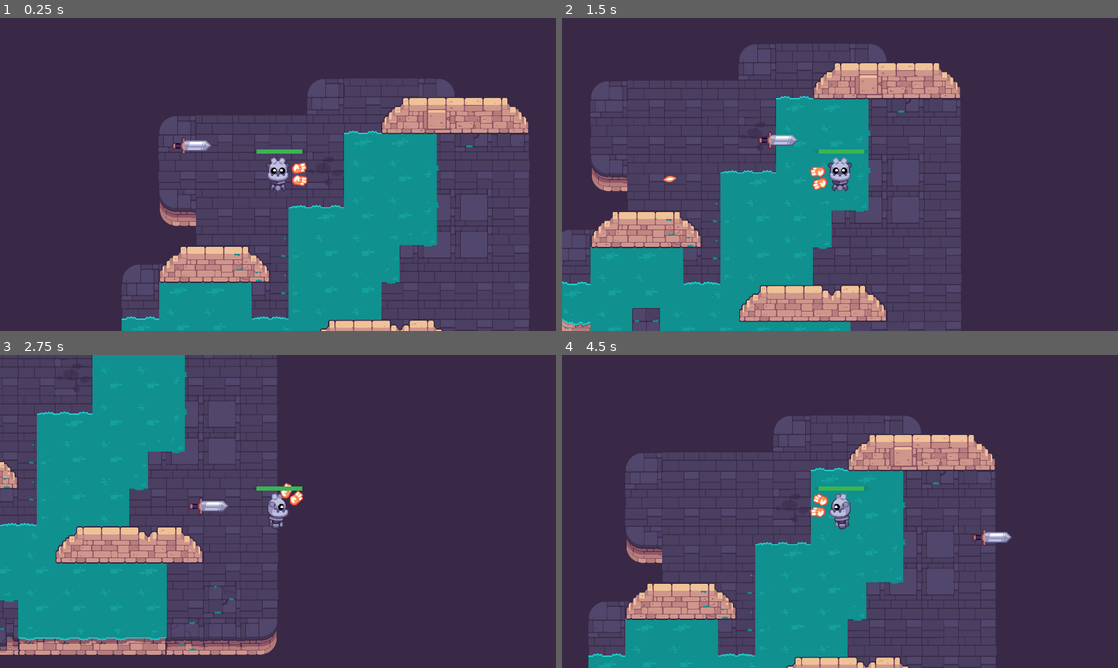
Above: before the commit, frames 1-4 (two rows, left to right).
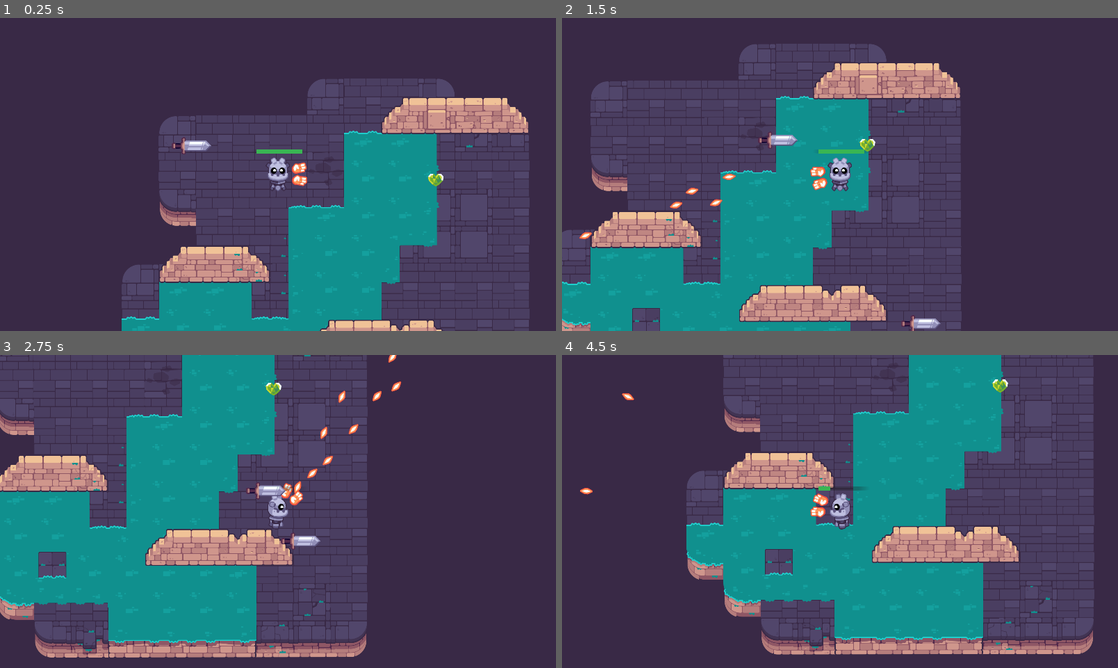
Above: after the commit, the same moments.

Repository: GlutenFreeGrass/Path-Of-Sorcerers
Game: Godot game, scene res://game_test.tscn
Two runs of this game, one before a commit and one after it. Both use one fixed random seed, a clock stepped at 60 frames per second and the inputs below.
Inputs (mouse positions are in pixels of both pictures, inside the frame that each line leads up to):
- Up to frame 1 (0.25 s): no input
- Up to frame 2 (1.5 s): tap Enter at 0.5 s; move the mouse to (962, 158) at 0.52 s; press the mouse at (962, 158) at 0.53 s; hold D (move_right) 0.53-1.28 s; tap Space at 0.77 s; move the mouse to (728, 190) at 1.27 s; release the mouse at (728, 190) at 1.28 s; hold S (move_down) from 1.28 s (still down); click (728, 190) at 1.35 s
- Up to frame 3 (2.75 s): tap Space at 1.52 s; move the mouse to (333, 442) at 2.02 s; release S (move_down) at 2.03 s; press the mouse at (333, 442) at 2.03 s; hold D (move_right) from 2.03 s (still down); tap Z at 2.1 s
- Up to frame 4 (4.5 s): move the mouse to (812, 574) at 2.77 s; release D (move_right) at 2.78 s; release the mouse at (812, 574) at 2.78 s; hold W (move_up) 2.78-3.53 s; click (812, 574) at 2.85 s; tap Space at 3.02, 3.77 s; move the mouse to (1006, 558) at 3.52 s; press the mouse at (1006, 558) at 3.53 s; hold A (move_left) from 3.53 s (still down); move the mouse to (673, 464) at 4.27 s; release the mouse at (673, 464) at 4.28 s; tap Z at 4.35 s

The runs differ from the first frame. In frame 1, less than 0.1% of the frame differs, in the area x 77-80%, y 49-54%; in frame 2, 0.5%; in frame 3, 45%; in frame 4, 60%, in the area x 3-96%, y 0-100%.

Commit message:
Working Pickups

Diff:
--- /dev/null
+++ b/M10.twin_stick_workbook/Item.gd
@@ -0,0 +1,7 @@
+class_name Item extends Resource
+
+@export var name := ""
+@export var texture : Texture2D = null
+
+func use(player: Player) -> void:
+	pass
--- /dev/null
+++ b/M10.twin_stick_workbook/Item_Action.gd
@@ -0,0 +1,6 @@
+class_name Item_Action extends Item
+
+@export var healing_amount := 2.5
+
+func use(player: Player) -> void:
+	player.health += healing_amount
--- /dev/null
+++ b/M10.twin_stick_workbook/Items.tres
@@ -0,0 +1,3 @@
+[gd_resource type="Resource" format=3 uid="uid://c75q4iag3u7t2"]
+
+[resource]
--- a/M10.twin_stick_workbook/game_test.tscn
+++ b/M10.twin_stick_workbook/game_test.tscn
@@ -1,8 +1,17 @@
-[gd_scene load_steps=4 format=3 uid="uid://521uuab1sqdk"]
+[gd_scene load_steps=8 format=3 uid="uid://521uuab1sqdk"]
 
 [ext_resource type="PackedScene" uid="uid://cu2rb5dl4ljte" path="res://levels/rooms/room_a.tscn" id="1_8swip"]
 [ext_resource type="PackedScene" uid="uid://cgtvu1uhl70d1" path="res://player.tscn" id="2_pebyj"]
 [ext_resource type="PackedScene" uid="uid://bj5yiqkynec8v" path="res://mob.tscn" id="3_6h5t4"]
+[ext_resource type="PackedScene" uid="uid://cajcdajgq7r7o" path="res://pickup.tscn" id="4_r4iuj"]
+[ext_resource type="Script" path="res://Item_Action.gd" id="5_ec3ek"]
+[ext_resource type="Texture2D" uid="uid://be8lmb157qflx" path="res://pickups/pickup_health.png" id="6_62y7i"]
+
+[sub_resource type="Resource" id="Resource_yls83"]
+script = ExtResource("5_ec3ek")
+healing_amount = 2.5
+name = ""
+texture = ExtResource("6_62y7i")
 
 [node name="GameTest" type="Node2D"]
 
@@ -13,3 +22,10 @@
 
 [node name="Mob" parent="." instance=ExtResource("3_6h5t4")]
 position = Vector2(222, 225)
+
+[node name="Mob2" parent="." instance=ExtResource("3_6h5t4")]
+position = Vector2(1269, 965)
+
+[node name="Pickup" parent="." instance=ExtResource("4_r4iuj")]
+position = Vector2(1085, 349)
+item = SubResource("Resource_yls83")
--- /dev/null
+++ b/M10.twin_stick_workbook/pickup.gd
@@ -0,0 +1,26 @@
+@tool
+class_name Pickup extends Area2D
+
+@export var item: Item = null: set = set_item
+@onready var hitbox: CollisionShape2D = $Hitbox
+@onready var sprite_2d: Sprite2D = $Sprite2D
+
+
+# Called when the node enters the scene tree for the first time.
+func _ready() -> void:
+	set_item(item)
+	body_entered.connect(func(body: Node2D) -> void:
+		if body is Player:
+			item.use(body)
+			set_deferred("monitoring", false)
+			queue_free()
+			)
+
+# Called every frame. 'delta' is the elapsed time since the previous frame.
+func _process(delta: float) -> void:
+	pass
+
+func set_item(value: Item) -> void:
+	item = value
+	if sprite_2d != null:
+		sprite_2d.texture = item.texture
--- /dev/null
+++ b/M10.twin_stick_workbook/pickup.tscn
@@ -0,0 +1,17 @@
+[gd_scene load_steps=4 format=3 uid="uid://cajcdajgq7r7o"]
+
+[ext_resource type="Script" path="res://pickup.gd" id="1_1a4wn"]
+[ext_resource type="Texture2D" uid="uid://be8lmb157qflx" path="res://pickups/pickup_health.png" id="1_qebe3"]
+
+[sub_resource type="CircleShape2D" id="CircleShape2D_hb6a7"]
+radius = 31.1448
+
+[node name="Pickup" type="Area2D"]
+script = ExtResource("1_1a4wn")
+
+[node name="Sprite2D" type="Sprite2D" parent="."]
+texture = ExtResource("1_qebe3")
+
+[node name="Hitbox" type="CollisionShape2D" parent="."]
+position = Vector2(0, -3)
+shape = SubResource("CircleShape2D_hb6a7")
--- a/M10.twin_stick_workbook/weapon.gd
+++ b/M10.twin_stick_workbook/weapon.gd
@@ -11,7 +11,7 @@
 
 # Called every frame. 'delta' is the elapsed time since the previous frame.
 func _process(delta: float) -> void:
-	if Input.is_action_just_pressed("Shoot"):
+	if Input.is_action_pressed("Shoot"):
 		shoot()
 
 
